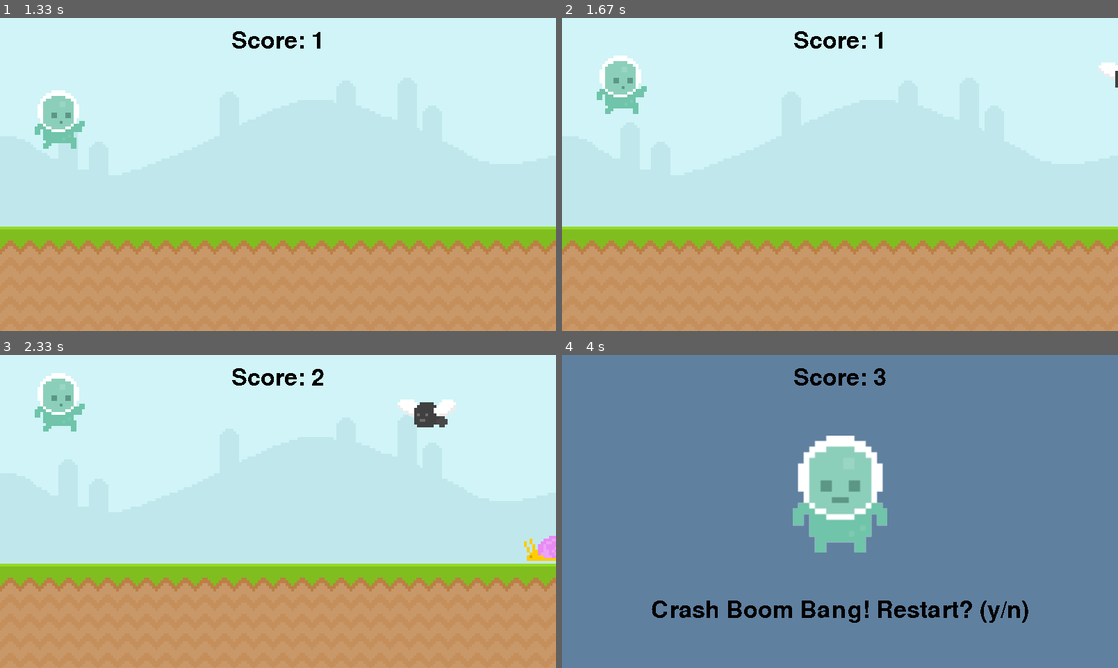
Above: before the commit, frames 1-4 (two rows, left to right).
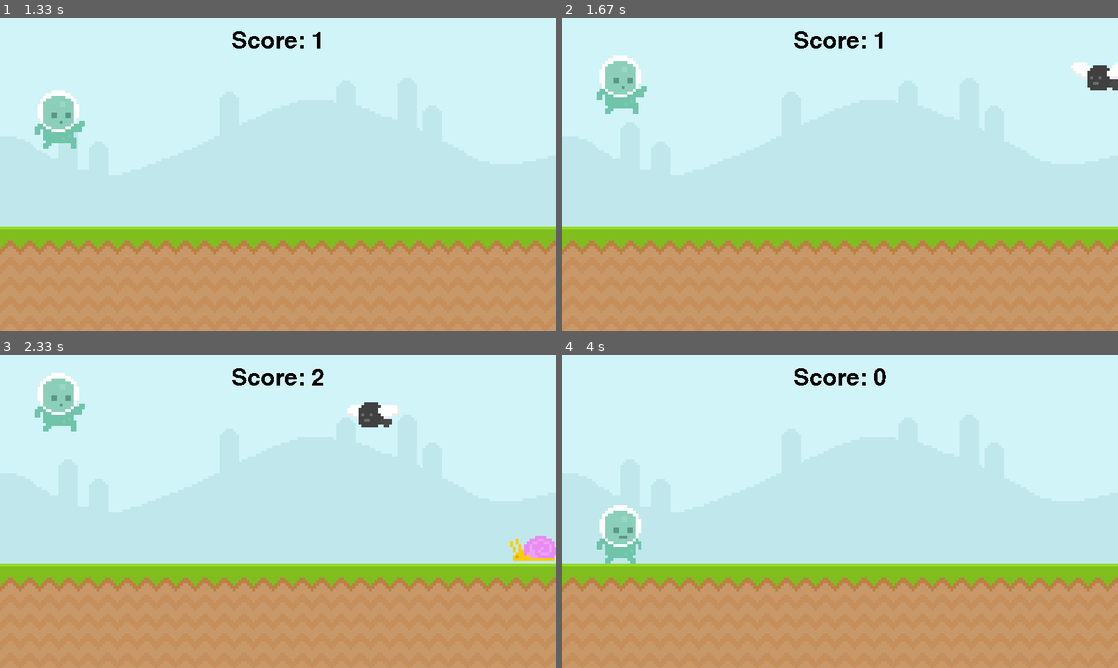
Above: after the commit, the same moments.

Repository: Librichard/Python-Games
Game: pygame game, started from The ultimate introduction to Pygame/Runner.py
Same seed, same stepped clock (60 frames per second), same inputs: the game is played once before the commit and once after it.
Inputs (mouse positions are in pixels of both pictures, inside the frame that each line leads up to):
- Up to frame 1 (1.33 s): click (55, 196) at 0.38 s; click (55, 196) at 1.22 s
- Up to frame 2 (1.67 s): no input
- Up to frame 3 (2.33 s): tap Space at 2 s
- Up to frame 4 (4 s): tap Space at 2.4, 2.7, 3.23, 3.53 s; tap Y at 3.67 s

Frame 1 is identical in both runs. In frame 2, 0.5% of the frame differs, in the area x 91-100%, y 14-24%; in frame 3, 1.6%; in frame 4, 100%, in the area x 0-100%, y 0-100%.

Commit message:
animating fly; fixing obstacle speed

Diff:
--- a/The ultimate introduction to Pygame/Runner.py
+++ b/The ultimate introduction to Pygame/Runner.py
@@ -54,7 +54,11 @@
 snail_index         = 0
 snail_surf          = snail_glide[snail_index]
 
-fly_surf    = pygame.image.load("graphics/fly/fly1.png").convert_alpha()
+fly_fly1_surf    = pygame.image.load("graphics/fly/fly1.png").convert_alpha()
+fly_fly2_surf    = pygame.image.load("graphics/fly/fly2.png").convert_alpha()
+fly_fly          = [fly_fly1_surf, fly_fly2_surf]
+fly_index         = 0
+fly_surf          = fly_fly[fly_index]
 
 #################
 #   FUNCTIONS   #
@@ -62,7 +66,7 @@
 
 def move_obstacles(obstacle_rect_list):
     for obstacle_rect in obstacle_rect_list:
-        obstacle_rect.right -= 5
+        obstacle_rect.right -= 6
         if obstacle_rect.right < 0: obstacle_rect_list.remove(obstacle_rect)
 
 def is_crash(player_rect, obstacle_rect_list):
@@ -137,6 +141,11 @@
                 if snail_index >= len(snail_glide): snail_index = 0
                 snail_surf = snail_glide[snail_index]
 
+            if event.type == fly_animation_timer:
+                fly_index += 1
+                if fly_index >= len(fly_fly): fly_index = 0
+                fly_surf = fly_fly[fly_index]
+
     if is_crash(player_rect, obstacle_rect_list):
         display_crash_screen(score_surf, score_rect, text_surf, text_rect, player_stand_surf, player_stand_rect)
     else:
